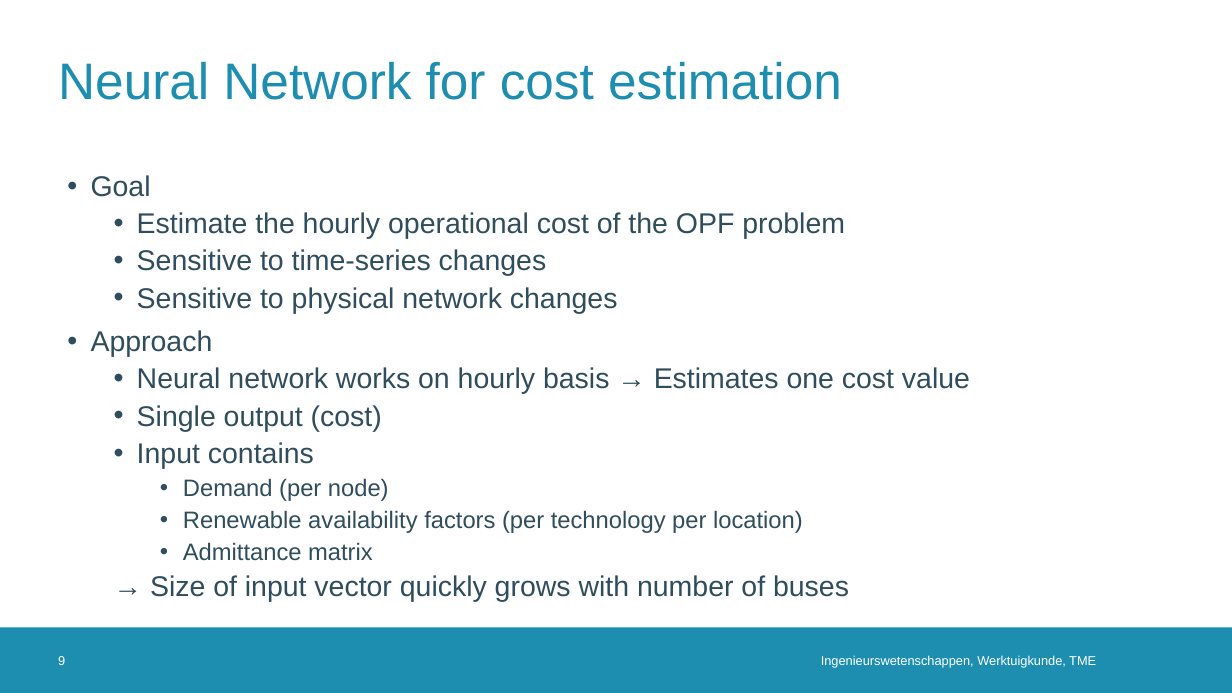
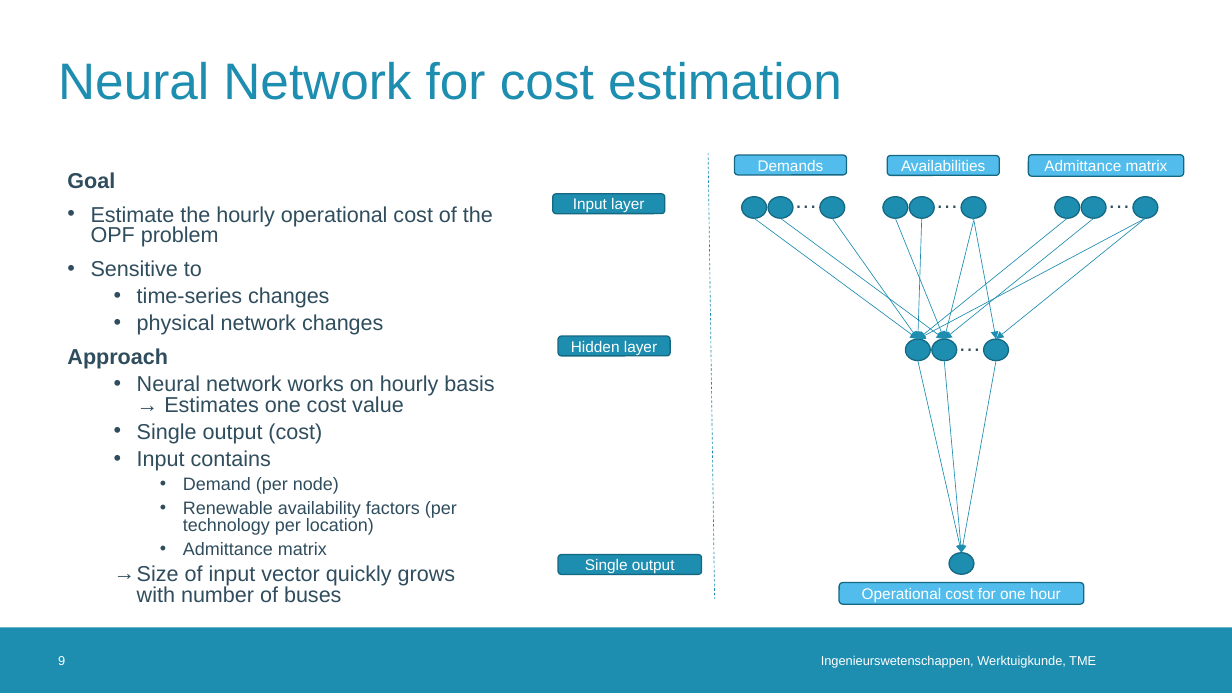
Before and after one commit to erikfilias/JointResearch, a slide deck: slide 9 of 02. Presentations/PresentationGroup_KP.pptx. Drawn at 1232x693 pixels with LibreOffice and Linux fonts; fonts in the diff are those of the drawing; background and template pictures are left out. Boxes give left, top, right and bottom in pixels: in the first picture for what was removed or moved away, otherwise in the second. Text is boxed around its words. In the diff, an @@ line names an element or a change of style, - is before the commit and + after.

Commit message:
Neural network methodology

```diff
--- a/02. Presentations/PresentationGroup_KP.pptx
+++ b/02. Presentations/PresentationGroup_KP.pptx
@@ text at [67, 172, 494, 555]: size 22.2 to 16.8 pt in "Goal", "Estimate the hourly operational cost of the ...", "Approach", "Neural network works on hourly basis → ..." and 2 more places; bold on in "Goal", "Approach"; size 18.5 to 14 pt in "Demand (per node)", "Renewable availability factors (per technology per location)", "Admittance matrix"; bullet • to none; line spacing 0.9 to 0.8; list level 2 to 1 in "Estimate the hourly operational cost ..." @@
@@ line added from (708, 152) to (714, 599), #1D8DB0 0.5 pt dashed @@
@@ rounded rectangle added at [735, 155, 847, 175], fill #52BDEC, outline #156882 1 pt, 12 pt, text #FFFFFF @@
+Demands
@@ rounded rectangle added at [887, 155, 999, 175], fill #52BDEC, outline #156882 1 pt, 12 pt, text #FFFFFF @@
+Availabilities
@@ rounded rectangle added at [1029, 154, 1184, 176], fill #52BDEC, outline #156882 1 pt, 12 pt, text #FFFFFF @@
+Admittance matrix
@@ rounded rectangle added at [553, 194, 665, 213], fill #1D8DB0, outline #156882 1 pt, 12 pt, text #FFFFFF @@
+Input layer
@@ group added at [742, 181, 845, 218]: 3 ellipses, 1 text @@
+…
@@ group added at [884, 181, 986, 218]: 3 ellipses, 1 text @@
+…
@@ group added at [1055, 181, 1158, 218]: 3 ellipses, 1 text @@
+…
@@ arrow added from (754, 218) to (918, 339), #1D8DB0 0.5 pt @@
@@ arrow added from (781, 218) to (945, 339), #1D8DB0 0.5 pt @@
@@ arrow added from (833, 218) to (918, 339), #1D8DB0 0.5 pt @@
@@ arrow added from (896, 218) to (945, 339), #1D8DB0 0.5 pt @@
@@ arrow added from (922, 218) to (918, 339), #1D8DB0 0.5 pt @@
@@ arrow added from (1067, 218) to (918, 339), #1D8DB0 0.5 pt @@
@@ arrow added from (1146, 218) to (918, 339), #1D8DB0 0.5 pt @@
@@ arrow added from (974, 221) to (945, 339), #1D8DB0 0.5 pt @@
@@ arrow added from (1094, 218) to (945, 339), #1D8DB0 0.5 pt @@
@@ arrow added from (973, 218) to (973, 220), #1D8DB0 0.5 pt @@
@@ arrow added from (974, 218) to (996, 339), #1D8DB0 0.5 pt @@
@@ arrow added from (1146, 218) to (996, 339), #1D8DB0 0.5 pt @@
@@ text at [91, 260, 383, 335]: text changed; size 22.2 to 16.8 pt @@
-  • Sensitive to time-series changes
-  • Sensitive to physical network changes
+• Sensitive to
+  • time-series changes
+  • physical network changes
@@ group added at [906, 323, 1008, 360]: 3 ellipses, 1 text @@
+…
@@ rounded rectangle added at [558, 336, 670, 356], fill #1D8DB0, outline #156882 1 pt, 12 pt, text #FFFFFF @@
+Hidden layer
@@ arrow added from (918, 360) to (962, 553), #1D8DB0 0.5 pt @@
@@ arrow added from (945, 360) to (962, 553), #1D8DB0 0.5 pt @@
@@ arrow added from (996, 360) to (962, 553), #1D8DB0 0.5 pt @@
@@ text at [137, 565, 455, 602]: text changed; size 22.2 to 16.8 pt @@
-  → Size of input vector quickly grows with number of buses
+  → Size of input vector quickly grows with number of buses
@@ rounded rectangle added at [558, 555, 701, 574], fill #1D8DB0, outline #156882 1 pt, 12 pt, text #FFFFFF @@
+Single output
@@ ellipse added at [949, 553, 974, 574], fill #1D8DB0, outline #156882 1 pt @@
@@ rounded rectangle added at [839, 582, 1084, 604], fill #52BDEC, outline #156882 1 pt, 12 pt, text #FFFFFF @@
+Operational cost for one hour
```
Also in this commit, not shown: 1 other slide changed.
